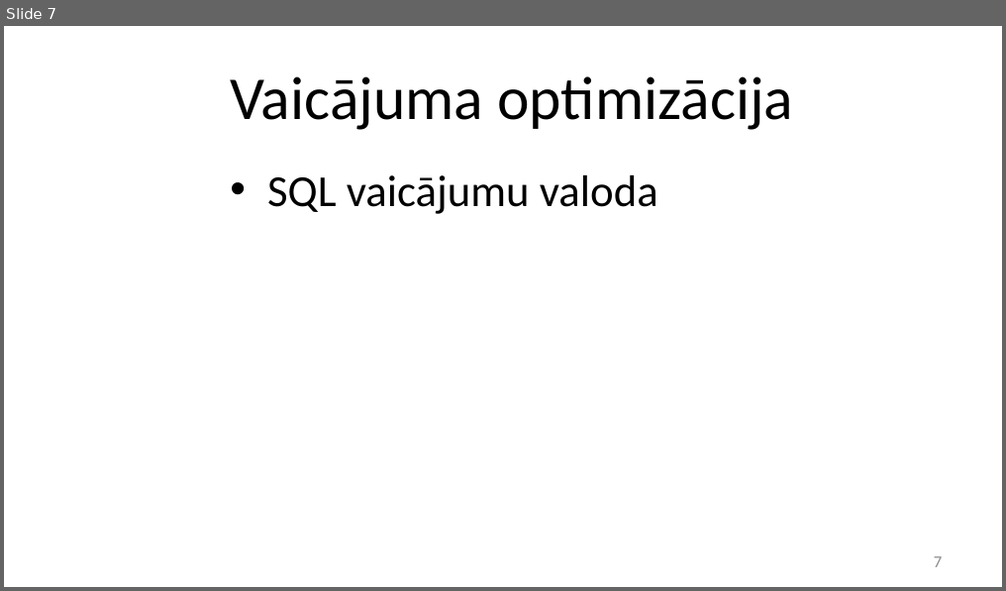
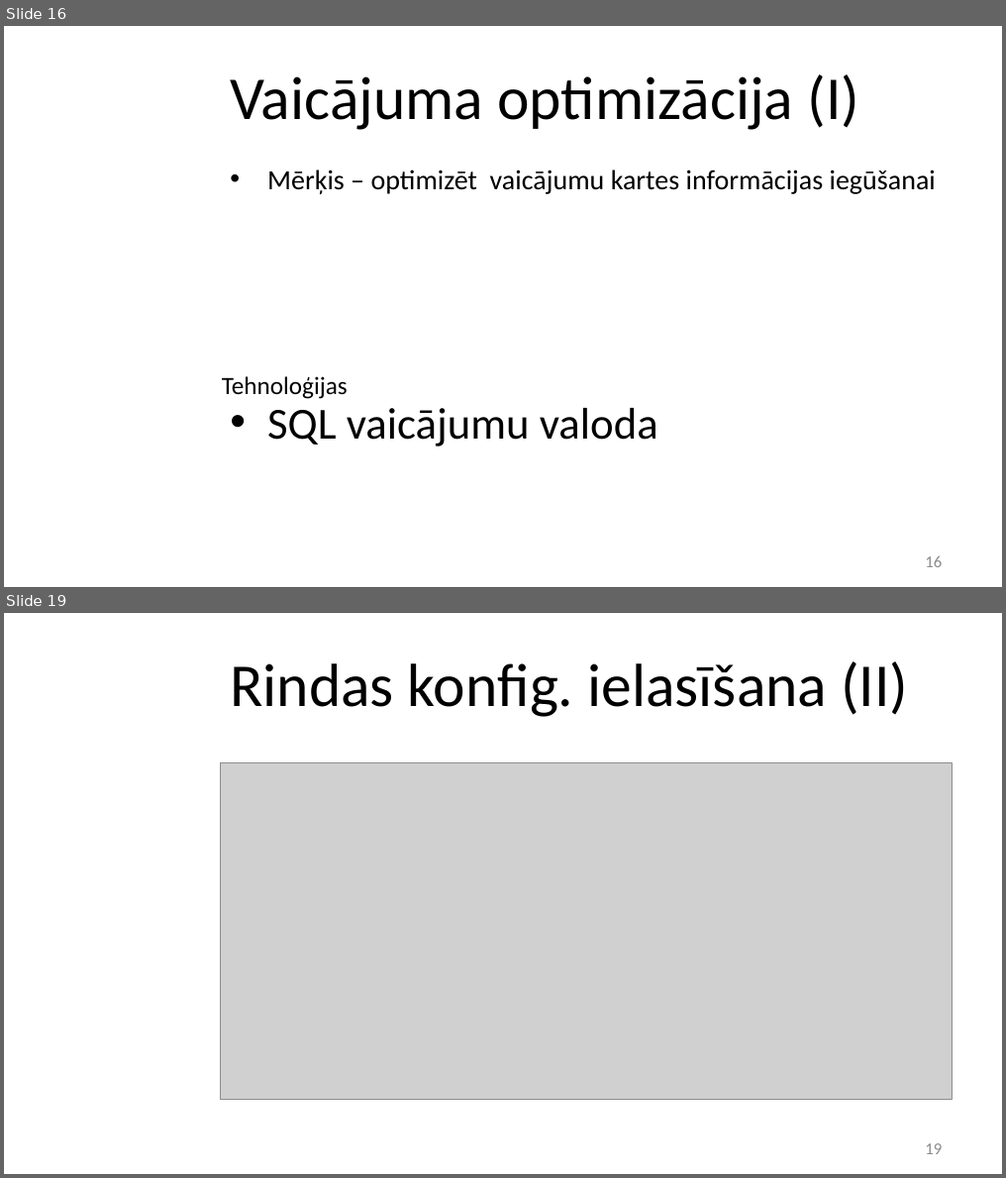
Before and after one commit to stabone/lore-parit, a slide deck: prezentacija.pptx. Shown one above the other, each under a label of ours: slide 7 before the commit, slides 16 and 19 after it; the slides between them are not shown. The pictures are 1006x591 and 1006x1178 pixels, drawn with LibreOffice and Linux fonts; fonts in the diff are those of the drawing; grey boxes stand for pictures; background and template pictures are left out. Boxes give left, top, right and bottom in pixels: in the first picture for what was removed or moved away, otherwise in the second. Text is boxed around its words. In the diff, an @@ line names an element or a change of style, - is before the commit and + after.

```diff
--- a/prezentacija.pptx
+++ b/prezentacija.pptx
@@ slide 19 added at (x1=4, y1=613, x2=1002, y2=1174), background picture (left out) @@
@@ title added at (x1=230, y1=662, x2=908, y2=717), 44 pt, text #000000 @@
+Rindas konfig. ielasīšana (II)
@@ picture added at (x1=220, y1=762, x2=952, y2=1099) @@
@@ page number added at (x1=925, y1=1144, x2=942, y2=1155), 12 pt, text #8C8C8C @@
+19
@@ what was slide 7 is now slide 16 @@
@@ slide 16 changed as well @@
@@ title at (x1=230, y1=75, x2=859, y2=130): text changed @@
-Vaicājuma optimizācija
+Vaicājuma optimizācija (I)
@@ text added at (x1=267, y1=170, x2=936, y2=194), 20 pt, text #000000 @@
+• Mērķis – optimizēt vaicājumu kartes informācijas iegūšanai
@@ text added at (x1=222, y1=376, x2=348, y2=399), 18 pt, text #000000 @@
+Tehnoloģijas
@@ text "SQL vaicājumu valoda" moved from (x1=267, y1=175, x2=658, y2=214) to (x1=267, y1=408, x2=658, y2=447) @@
@@ page number at (x1=925, y1=557, x2=942, y2=568): text changed @@
-7
+16
```
Also in this commit, not shown: 8 other slides changed, 14 other slides added.
